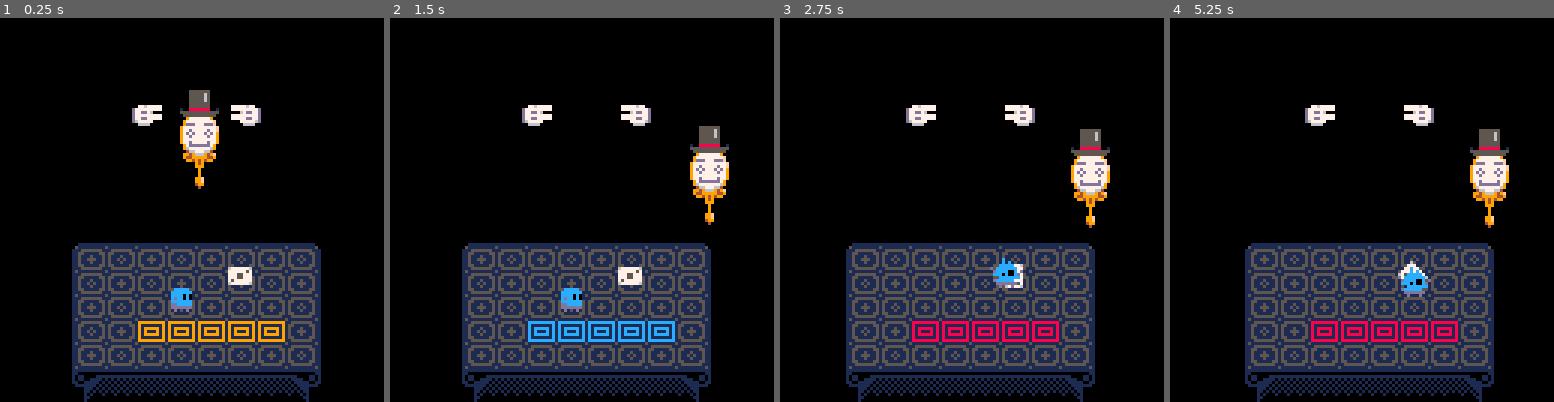
Above: before the commit, frames 1-4 (left to right).
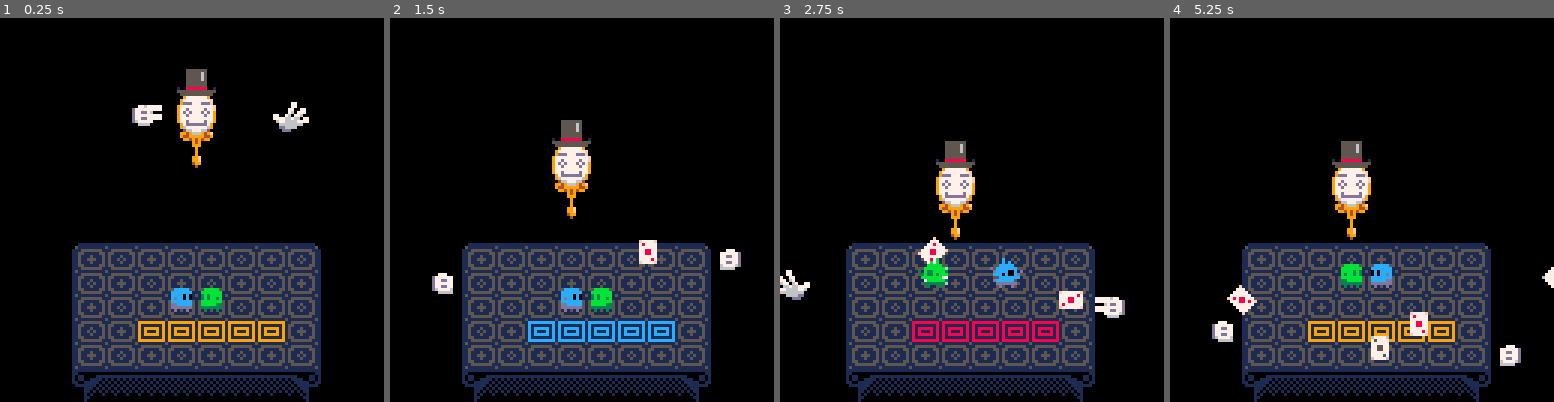
Above: after the commit, the same moments.

Repository: aylanonsense/just-one-boss
Game: PICO-8 cartridge cart.p8
Two runs of this game, one before a commit and one after it. Both use one fixed random seed, a clock stepped at 60 frames per second and the inputs below.
Inputs:
- Up to frame 1 (0.25 s): no input
- Up to frame 2 (1.5 s): tap X (X key) at 0.33, 1.07 s; tap O (Z key) at 0.7 s
- Up to frame 3 (2.75 s): hold Right 1.6-2.1 s; tap O (Z key) at 1.7, 2.1, 2.5 s; tap X (X key) at 1.85 s; hold Up 2.15-2.42 s; hold Right from 2.47 s (still down)
- Up to frame 4 (5.25 s): tap O (Z key) every 0.4 s from 2.9 to 4.9 s; tap X (X key) at 2.97, 4.08, 5.2 s; release Right at 3.03 s; hold Left 3.08-3.58 s; hold Down 3.63-3.97 s; hold Right 4.02-4.68 s; hold Up 4.73-5.03 s; hold Left from 5.08 s (still down)

The runs differ from the first frame. In frame 1, 3.2% of the frame differs, in the area x 46-81%, y 13-77%; in frame 2, 5.3%; in frame 3, 5.6%; in frame 4, 18%, in the area x 10-100%, y 22-100%.

Commit message:
Using bezier and easing to make throwing card animations, it is starting to come together

Diff:
--- a/cart.p8
+++ b/cart.p8
@@ -83,31 +83,41 @@
 local entity_classes={
 	movable={
 		apply_move=function(self)
-			local prev_x,prev_y=self.x,self.y
-			self.x,self.y=self.state_data.move(self.state_data.easing(self.state_frames/self.state_end))
-			self.vx,self.vy=self.x-prev_x,self.y-prev_y
+			if self.state=="move" then
+				local prev_x,prev_y=self.x,self.y
+				local next_x,next_y=self.state_data.move(self.state_data.easing(self.state_frames/self.state_end))
+				self.vx,self.vy=next_x-prev_x,next_y-prev_y
+			end
+			return self.state=="move"
 		end,
 		on_enter_move_state=function(self)
 			local start_x,start_y=self.x,self.y
 			local data=self.state_data
-			local end_x=data.x+ternary(data.is_relative,start_x,0)
-			local end_y=data.y+ternary(data.is_relative,start_y,0)
+			local end_x,end_y=data.x,data.y
+			-- if type(end_x)=="function" then
+			-- 	end_x=end_x()
+			-- end
+			-- if type(end_y)=="function" then
+			-- 	end_y=end_y()
+			-- end
+			if data.relative then
+				end_x+=start_x
+				end_y+=start_y
+			end
 			local dx,dy=end_x-start_x,end_y-start_y
-			local dist=sqrt(dx*dx+dy*dy)
-			if not data.anchor_x1 or not data.anchor_y1 then
-				data.anchor_x1=dx/4
-				data.anchor_y1=dy/4
-			end
-			if not data.anchor_x2 or not data.anchor_y2 then
-				data.anchor_x2=-dx/4
-				data.anchor_y2=-dy/4
-			end
+			-- local dist=sqrt(dx*dx+dy*dy)
+			local anchor_x1=data.anchors[1] or dx/4
+			local anchor_y1=data.anchors[2] or dy/4
+			local anchor_x2=data.anchors[3] or -dx/4
+			local anchor_y2=data.anchors[4] or -dy/4
 			self.state_data={
+				final_x=end_x,
+				final_y=end_y,
 				easing=data.easing,
 				move=make_bezier(
 					start_x,start_y,
-					start_x+data.anchor_x1,start_y+data.anchor_y1,
-					end_x+data.anchor_x2,end_y+data.anchor_y2,
+					start_x+anchor_x1,start_y+anchor_y1,
+					end_x+anchor_x2,end_y+anchor_y2,
 					end_x,end_y)
 			}
 		end,
@@ -117,23 +127,38 @@
 			end
 			return self.state=="move"
 		end,
-		move=function(self,x,y,dur,is_relative,easing,anchor_x1,anchor_y1,anchor_x2,anchor_y2)
+		on_leave_state=function(self)
+			if self.state=="move" then
+				self.vx=0
+				self.vy=0
+				-- these can probably be removed:
+				self.x=self.state_data.final_x
+				self.y=self.state_data.final_y
+			end
+			return self.state=="move"
+		end,
+		move=function(self,x,y,dur,props)
+			-- is_relative,easing,anchor_x1,anchor_y1,anchor_x2,anchor_y2
 			-- x,y: where to move to
 			-- dur: the number of frames the move should take
-			-- is_relative: movement is relative if true, absolute if false
-			-- easing: an easing function for the movement
-			-- anchor_x1,anchor_y1: anchor relative to start point
-			-- anchor_x2,anchor_y2: anchor relative to end point
-			self:queue_state("move",dur,{
+			-- props: an object of the following optional properties:
+			--   relative: movement is relative to start location if true, absolute if false (default: absolute)
+			--   easing: an easing function for the movement (default: linear)
+			--   immediate: whether this move is queued or immediate (default: queued)
+			--   anchors: an array of {x1,y1,x2,y2} with x1,y1 relative to start and x2,y2 relative to the end
+			props=props or {}
+			local move_data={
 				x=x,
 				y=y,
-				is_relative=is_relative or false,
-				easing=easing or linear,
-				anchor_x1=anchor_x1,
-				anchor_y1=anchor_y1,
-				anchor_x2=anchor_x2,
-				anchor_y2=anchor_y2
-			})
+				relative=props.relative or false,
+				easing=props.easing or linear,
+				anchors=props.anchors or {}
+			}
+			if props.immediate then
+				self:set_state("move",dur,move_data)
+			else
+				self:queue_state("move",dur,move_data)
+			end
 		end
 	},
 	player={
@@ -384,6 +409,7 @@
 			end
 			sspr2(64+f*5,103,5,10,self.x-5,self.y-7)
 			sspr2(64+f*5,103,5,10,self.x,self.y-7,true,true)
+			-- pset(self.x,self.y,9)
 		end
 	},
 	comet_mark={
@@ -419,8 +445,17 @@
 		face=4,
 		wearing_top_hat=true,
 		update=function(self)
-			if self.state=="move" then
-				self:apply_move()
+			self:apply_move()
+			self:apply_velocity()
+		end,
+		move_to_player_col=function(self)
+			self:queue_state("move_to_player_col",0)
+		end,
+		on_enter_state=function(self)
+			if self.state=="move_to_player_col" then
+				self:move(10*player:col()-5,-20,30,{easing=ease_out,immediate=true,anchors={0,10,0,-10}})
+			else
+				self:super_on_enter_state()
 			end
 		end,
 		draw=function(self)
@@ -453,181 +488,69 @@
 		end
 	},
 	magic_mirror_hand={
+		-- is_right_hand
+		render_layer=7,
+		extends="movable",
 		pose=1,
+		init=function(self)
+			self.dir=ternary(self.is_right_hand,-1,1)
+		end,
+		move_to_row=function(self,row)
+			-- lasts 20 frames
+			self:queue_state("change_pose",0,3)
+			self:move(ternary(self.is_right_hand,90,-10),8*row-4,20,{easing=ease_in_out,anchors={-self.dir*10,-10,-self.dir*10,10}})
+			self:queue_state("change_pose",0,2)
+		end,
+		wait_for_card=function(self)
+			self:pause(23)
+		end,
+		throw_card=function(self,row)
+			-- 6 frames before throw, 20 frames after
+			self:move_to_row(row)
+			self:pause(6)
+			self:queue_state("change_pose",0,1)
+			self:queue_state("throw_card",0)
+			self:pause(14)
+			self:queue_state("change_pose",0,2)
+			self:pause(6)
+		end,
+		throw_cards=function(self)
+			if self.is_right_hand then
+				self:throw_card(1)
+				self:throw_card(3)
+				self:throw_card(5)
+			else
+				self:wait_for_card()
+				self:throw_card(2)
+				self:throw_card(4)
+			end
+		end,
+		on_enter_state=function(self)
+			if self.state=="change_pose" then
+				self.pose=self.state_data
+			elseif self.state=="throw_card" then
+				spawn_entity("playing_card",{x=self.x+10*self.dir,y=self.y,vx=self.dir,is_red=(rnd()<0.5)})
+			end
+			self:super_on_enter_state()
+		end,
+		update=function(self)
+			self:apply_move()
+			self:apply_velocity()
+		end,
 		draw=function(self)
 			palt(11,true)
+			local r=self.is_right_hand
 			if self.pose==1 then
-				sspr2(83,92,10,7,self.x-ternary(self.flipped,8,1),self.y-3,self.flipped)
+				sspr2(83,92,10,7,self.x-ternary(r,8,1),self.y-3,r)
 			elseif self.pose==2 then
-				sspr2(93,92,7,7,self.x-ternary(self.flipped,5,1),self.y-3,self.flipped)
+				sspr2(93,92,7,7,self.x-ternary(r,5,1),self.y-3,r)
 			elseif self.pose==3 then
-				sspr2(100,89,12,10,self.x-ternary(self.flipped,4,7),self.y-8,self.flipped)
+				sspr2(100,89,12,10,self.x-ternary(r,4,7),self.y-8,r)
 			elseif self.pose==4 then
-				sspr2(112,88,8,11,self.x-ternary(self.flipped,3,4),self.y-9,self.flipped)
+				sspr2(112,88,8,11,self.x-ternary(r,3,4),self.y-9,r)
 			elseif self.pose==5 then
-				sspr2(112+8,88,8,11,self.x-ternary(self.flipped,4,3),self.y-9,self.flipped)
-			end
-		end
-	},
-	cosmonas={
-		init=function(self)
-			self.head=spawn_entity("cosmonas_head",{x=40,y=-30})
-			self.left_hand=spawn_entity("cosmonas_hand",{x=self.x-20,y=self.y+20,dir=1})
-			self.right_hand=spawn_entity("cosmonas_hand",{x=self.x+20,y=self.y+20,dir=-1})
-
-			-- self.head:fire_laser()
-			-- self.head:move_to(40,-20,0)
-			-- self.head:fire_comets(10)
-			-- self.head:fire_comets(10)
-			-- self.head:fire_comets(10)
-			-- self.head:fire_comets(10)
-
-			-- self.left_hand:move_to(-10,4-8,10)
-			-- self.left_hand:translate(0,16,30)
-			-- self.left_hand:fire_hourglass()
-			-- self.left_hand:translate(0,16,30)
-			-- self.left_hand:fire_hourglass()
-
-			-- self.right_hand:move_to(90,4,10)
-			-- self.right_hand:fire_hourglass()
-			-- self.right_hand:translate(0,16,30)
-			-- self.right_hand:fire_hourglass()
-			-- self.right_hand:translate(0,16,30)
-			-- self.right_hand:fire_hourglass()
-		end
-	},
-	cosmonas_head={
-		vx=1,
-		hitbox_channel=1, -- player
-		laser_frames=0,
-		jaw_open=0,
-		marks=nil,
-		init=function(self)
-			self.future_state_data={}
-		end,
-		update=function(self)
-			if self.state=="move" then
-				self.vx=(self.state_data.x-self.x)/(1+self.state_end-self.state_frames)
-				self.vy=(self.state_data.y-self.y)/(1+self.state_end-self.state_frames)
-				self:apply_velocity()
-			elseif self.state=="open_jaw" and self.state_frames%5==0 then
-				self.jaw_open+=1
-			elseif self.state=="close_jaw" and self.state_frames%5==0 then
-				self.jaw_open-=1
-			elseif self.state=="charge_laser" and self.state_frames%2==0 then
-				local r=rnd_int(-170,-10)
-				spawn_entity("spark",{x=self.x+20*cos(r/360),y=self.y+20*sin(r/360),target_x=self.x,target_y=self.y,color=14})
-			elseif self.state=="spawn_comet_marks" and self.state_frames%2==0 then
-				local x=10*ternary(self.state_frames==0,player:col()-1,rnd_int(0,7))+5
-				local y=8*ternary(self.state_frames==0,player:row()-1,rnd_int(0,4))+4
-				add(self.marks,spawn_entity("comet_mark",{x=x,y=y,time_to_shoot=40}))
-				spawn_entity("flash",{x=self.x+ternary(self.state_frames%4==0,3,-3),y=self.y-8})
-			elseif self.state=="spawn_comets" and self.state_frames%1==0 then
-				self.marks[1+self.state_frames]:spawn_comet(self.x+ternary(self.state_frames%4==0,3,-3),self.y-8)
-				-- add(self.marks,spawn_entity("comet_mark",{x=10*rnd_int(0,7)+5,y=8*rnd_int(0,4)+4,time_to_shoot=40}))
-				-- spawn_entity("flash",{x=self.x+ternary(self.state_frames%8==0,3,-3),y=self.y-8})
-			end
-		end,
-		draw=function(self)
-			palt(11,true)
-			-- draw skull
-			sspr(0,68,7,19,self.x-6,self.y-16)
-			sspr(0,68,7,19,self.x,self.y-16,7,19,true)
-			-- draw jaw
-			sspr(2,87,5,6,self.x-4,self.y+self.jaw_open-3)
-			sspr(2,87,5,6,self.x,self.y+self.jaw_open-3,5,6,true)
-			-- draw laser
-			if self.state=="laser_preview" and self.state_frames%2==0 then
-				line(self.x,self.y+4,self.x,self.y+60,14)
-			elseif self.state=="laser" then
-				sspr(21,68,5,6,self.x-4,self.y+1)
-				sspr(21,68,5,6,self.x,self.y+1,5,6,true)
-				sspr(21,74,5,1,self.x-4,self.y+7,5,100)
-				sspr(21,74,5,1,self.x,self.y+7,5,100,true)
-			end
-		end,
-		is_hitting=function(self,entity)
-			return self.state=="laser" and entity:col()==self:col()
-		end,
-		on_enter_state=function(self)
-			if self.state=="translate" then
-				self.state="move"
-				self.state_data.x+=self.x
-				self.state_data.y+=self.y
-			elseif self.state=="spawn_comet_marks" then
-				self.marks={}
-			end
-		end,
-		move_to=function(self,x,y,dur)
-			self:queue_state("move",dur,{x=x,y=y})
-		end,
-		translate=function(self,dx,dy,dur)
-			self:queue_state("translate",dur,{x=dx,y=dy})
-		end,
-		fire_laser=function(self)
-			self:queue_state("open_jaw",14)
-			self:queue_state("charge_laser",16)
-			self:queue_state("pause",12)
-			self:queue_state("laser_preview",8)
-			self:queue_state("laser",35)
-			self:queue_state("laser_preview",2)
-			self:queue_state("pause",14)
-			self:queue_state("close_jaw",14)
-			self:queue_state("pause",12)
-		end,
-		fire_comets=function(self,num_comets)
-			self:queue_state("open_jaw",4)
-			self:queue_state("spawn_comet_marks",2*num_comets-2)
-			self:queue_state("pause",3)
-			self:queue_state("spawn_comets",1*num_comets-1)
-			self:queue_state("pause",3)
-			self:queue_state("close_jaw",4)
-			-- if scene_frame%2==0 and scene_frame>10 and scene_frame<50 then
-			-- 	spawn_entity("comet_mark",{x=5+10*rnd_int(0,7),y=4+8*rnd_int(0,4)})
-			-- end
-		end
-	},
-	cosmonas_hand={
-		update=function(self)
-			if self.state=="charge_up" and self.state_frames%2==0 then
-				local r=rnd_int(140,210)
-				spawn_entity("spark",{x=self.x-self.dir*20*cos(r/360),y=self.y+20*sin(r/360),target_x=self.x,target_y=self.y,color=10})
-			elseif self.state=="move" then
-				self.vx=(self.state_data.x-self.x)/(1+self.state_end-self.state_frames)
-				self.vy=(self.state_data.y-self.y)/(1+self.state_end-self.state_frames)
-				self:apply_velocity()
-			end
-		end,
-		draw=function(self)
-			palt(11,true)
-			if self.dir>0 then
-				sspr(7,68,14,17,self.x-8,self.y-8)
-			else
-				sspr(7,68,14,17,self.x-5,self.y-8,14,17,true)
-			end
-		end,
-		on_enter_state=function(self)
-			if self.state=="translate" then
-				self.state="move"
-				self.state_data.x+=self.x
-				self.state_data.y+=self.y
-			elseif self.state=="poof" then
-				spawn_entity("poof",{x=self.x+self.dir*4,y=self.y})
-			elseif self.state=="hourglass" then
-				spawn_entity("hourglass",{x=self.x+self.dir*4,y=self.y,vx=self.dir})
-			end
-		end,
-		move_to=function(self,x,y,dur)
-			self:queue_state("move",dur,{x=x,y=y})
-		end,
-		translate=function(self,dx,dy,dur)
-			self:queue_state("translate",dur,{x=dx,y=dy})
-		end,
-		fire_hourglass=function(self)
-			self:queue_state("charge_up",14)
-			self:queue_state("pause",10)
-			self:queue_state("poof",3)
-			self:queue_state("hourglass",3)
+				sspr2(112+8,88,8,11,self.x-ternary(r,4,3),self.y-9,r)
+			end
 		end
 	},
 	rainbow_spark={
@@ -796,28 +719,22 @@
 function init_game()
 	-- reset everything
 	entities,new_entities={},{}
-	-- create initial entities
 	player=spawn_entity("player",{x=10*3+5,y=8*2+4})
-	-- spawn_entity("player_reflection",{x=10*4+5,y=8*2+4})
-	-- spawn_entity("cosmonas",{x=40,y=-44})
+	spawn_entity("player_reflection",{x=10*4+5,y=8*2+4})
 	local mirror=spawn_entity("magic_mirror",{x=40,y=-44})
-	-- mirror:translate_bezier(50,0,-50,50,20,50,100,ease_in_out)
-	mirror:move(40,20,60,true,ease_out,-30,10,30,-10) -- is_relative,easing,anchor_x1,anchor_y1,anchor_x2,anchor_y2
-	spawn_entity("magic_mirror_hand",{x=20,y=-44})
-	spawn_entity("magic_mirror_hand",{x=60,y=-44,flipped=true})
+	local left_hand=spawn_entity("magic_mirror_hand",{x=20,y=-44})
+	local right_hand=spawn_entity("magic_mirror_hand",{x=60,y=-44,is_right_hand=true})
+
+	mirror:pause(30)
+	mirror:move_to_player_col()
+	left_hand:throw_cards()
+	right_hand:throw_cards()
+
 	spawn_entity("magic_tile",{x=10*3-5,y=8*4-4})
 	spawn_entity("magic_tile",{x=10*4-5,y=8*4-4})
 	spawn_entity("magic_tile",{x=10*5-5,y=8*4-4})
 	spawn_entity("magic_tile",{x=10*6-5,y=8*4-4})
 	spawn_entity("magic_tile",{x=10*7-5,y=8*4-4})
-	spawn_entity("playing_card",{x=10*6-5,y=8*2-4})
-	-- spawn_entity("heart",{x=10*5+5,y=8*3+4})
-	-- spawn_entity("poof",{x=10*7+5,y=8*3+4})
-	-- spawn_entity("hourglass",{x=10*8+5,y=8*0+4,vx=-1})
-	-- spawn_entity("hourglass",{x=10*8+5,y=8*2+4,vx=-1})
-	-- spawn_entity("hourglass",{x=10*8+5,y=8*4+4,vx=-1})
-	-- spawn_entity("hourglass",{x=10*-1+5,y=8*1+4})
-	-- spawn_entity("hourglass",{x=10*-1+5,y=8*3+4})
 	-- create tiles
 	create_tiles(levels[1])
 	-- immediately add new entities to the game
@@ -980,9 +897,17 @@
 				self:die()
 			end,
 			-- state methods
-			queue_state=function(self,state,state_end,state_data)
+			set_state=function(self,state,dur,state_data)
+				self.state_frames=0
+				self.state=state
+				self.state_end=dur or -1
+				self.state_data=state_data or nil
+				self:on_enter_state(self.state)
+				self:check_for_state_change()
+			end,
+			queue_state=function(self,state,dur,state_data)
 				add(self.future_state_data,state)
-				add(self.future_state_data,state_end or -1)
+				add(self.future_state_data,dur or -1)
 				add(self.future_state_data,state_data or false)
 			end,
 			queue_states=function(self,states)
@@ -991,22 +916,22 @@
 					self:queue_state(states[i],states[i+1],states[i+2])
 				end
 			end,
+			pause=function(self,dur)
+				self:queue_state("pause",dur)
+			end,
 			on_enter_state=noop,
+			on_leave_state=noop,
 			on_no_state=noop,
 			check_for_state_change=function(self)
-				if (self.state and self.state_end>=0 and self.state_frames>self.state_end) or (not self.state and #self.future_state_data>0) then
+				if (self.state and self.state_end>=0 and self.state_frames>=self.state_end) or (not self.state and #self.future_state_data>0) then
+					self:on_leave_state(self.state)
+					self.state_frames=0
 					self.state=nil
-					self.state_frames=0
+					self.state_end=-1
 					self.state_data=nil
-					self.state_end=-1
 					if #self.future_state_data>0 then
-						self.state=remove_first(self.future_state_data)
-						self.state_end=remove_first(self.future_state_data)
-						self.state_data=remove_first(self.future_state_data)
-						self:on_enter_state(self.state)
-						if self.state_end==0 then
-							self:check_for_state_change()
-						end
+						local f=self.future_state_data
+						self:set_state(remove_first(f),remove_first(f),remove_first(f))
 					else
 						self:on_no_state()
 					end
@@ -1093,7 +1018,7 @@
 end
 
 function ease_in(percent)
-	return percent^3
+	return percent^2
 end
 
 function ease_out(percent)
